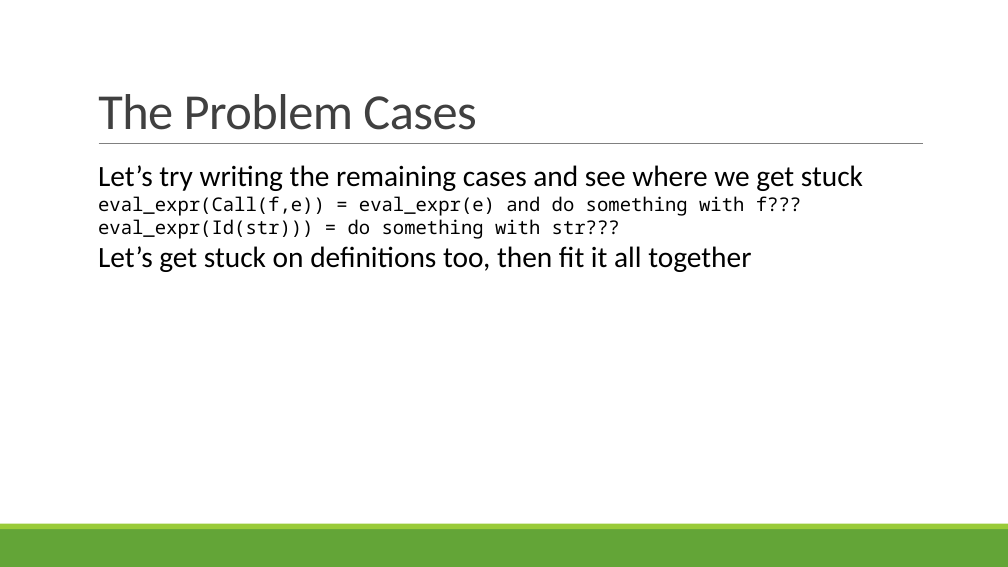
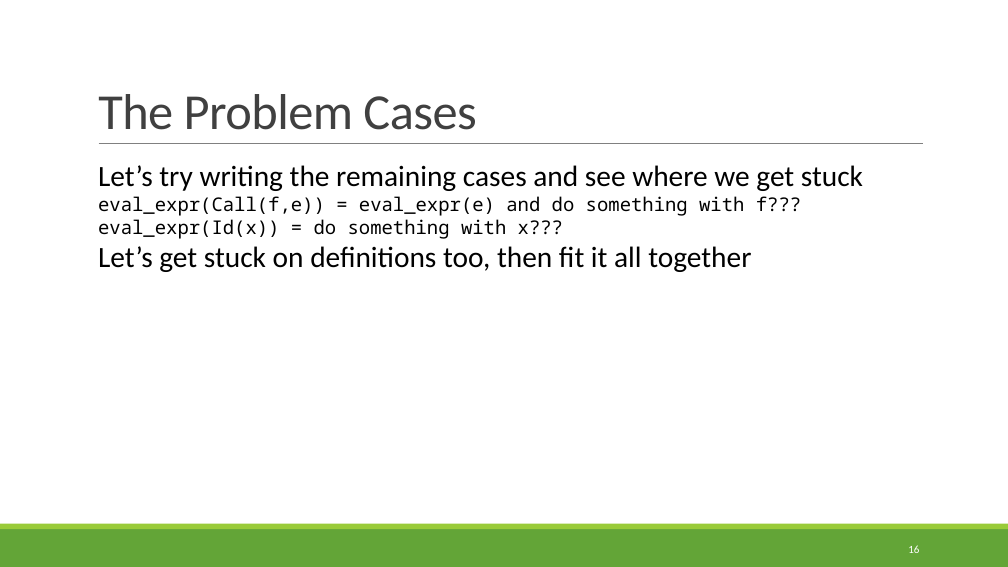
Before and after one commit to rbohrer/pl-course, a slide deck: slide 16 of LectureSlides/05Evaluators.pptx. Drawn at 1008x567 pixels with LibreOffice and Linux fonts; fonts in the diff are those of the drawing. Boxes give left, top, right and bottom in pixels: in the first picture for what was removed or moved away, otherwise in the second. Text is boxed around its words. In the diff, an @@ line names an element or a change of style, - is before the commit and + after.

```diff
--- a/LectureSlides/05Evaluators.pptx
+++ b/LectureSlides/05Evaluators.pptx
@@ text at (x1=98, y1=196, x2=801, y2=239): text changed @@
-eval_expr(Call(f,e)) = eval_expr(e) and do something with f???
-eval_expr(Id(str))) = do something with str???
+eval_expr(Call(f,e)) = eval_expr(e) and do something with f???
+eval_expr(Id(x)) = do something with x???
@@ page number added at (x1=908, y1=545, x2=919, y2=553), 10.5 pt, text #FFFFFF @@
+16
```
Also in this commit, not shown: 36 other slides changed.
